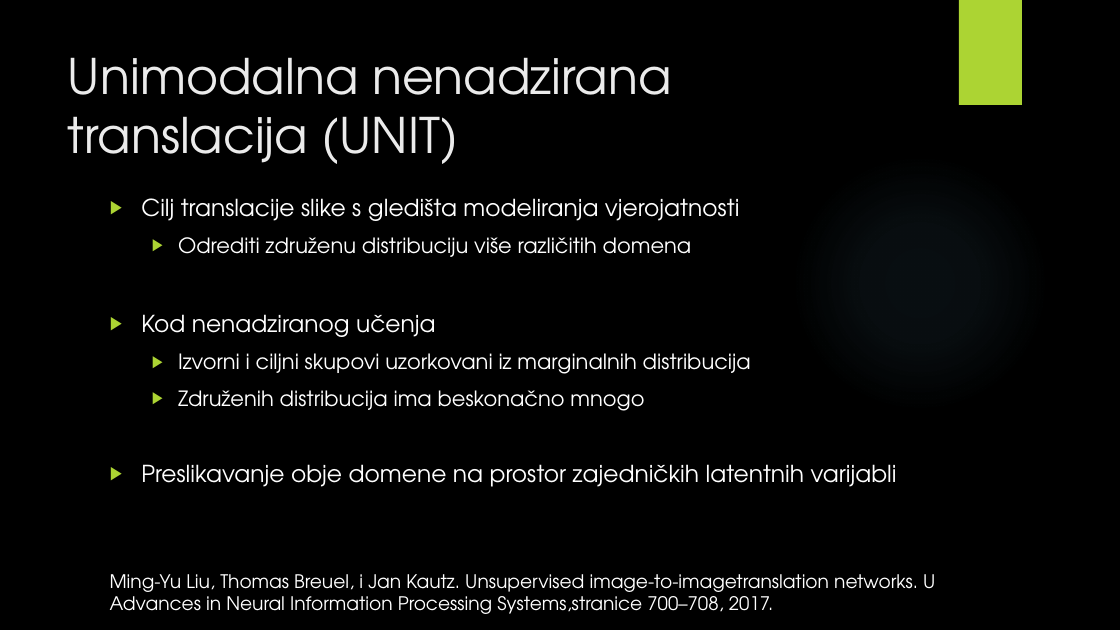
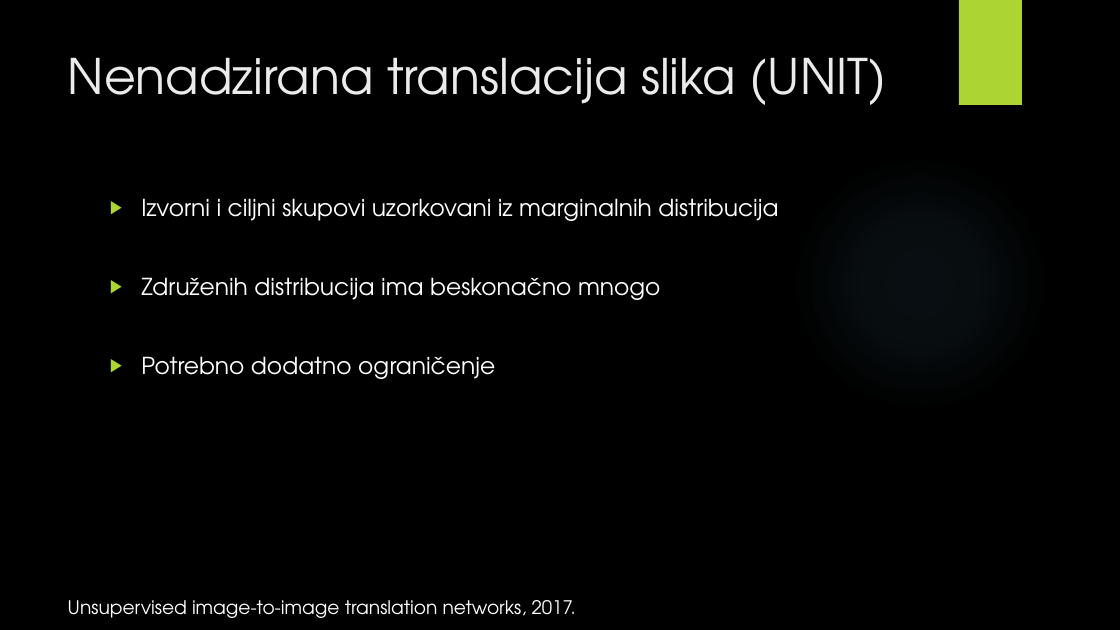
Before and after one commit to v-silverfin/fer-graduate-seminar, a slide deck: slide 18 of kvukic-seminar-presentation-2018.pptx (slide 16 before the commit). Drawn at 1120x630 pixels with LibreOffice and Linux fonts; fonts in the diff are those of the drawing; background and template pictures are left out. Boxes give left, top, right and bottom in pixels: in the first picture for what was removed or moved away, otherwise in the second. Text is boxed around its words. In the diff, an @@ line names an element or a change of style, - is before the commit and + after.

Commit message:
Presentation update

```diff
--- a/kvukic-seminar-presentation-2018.pptx
+++ b/kvukic-seminar-presentation-2018.pptx
@@ title at <box>68,57,886,105</box>: text changed @@
-Unimodalna nenadzirana translacija (UNIT)
+Nenadzirana translacija slika (UNIT)
@@ text at <box>141,198,740,337</box>: paragraphs removed @@
-▶ Cilj translacije slike s gledišta modeliranja vjerojatnosti
-  ▶ Odrediti združenu distribuciju više različitih domena
-▶ Kod nenadziranog učenja
@@ text at <box>141,198,778,300</box>: size 18 to 20 pt in "Izvorni i ciljni skupovi uzorkovani iz marginalnih ...", "Združenih distribucija ima beskonačno mnogo"; list level 2 to 1 in "Izvorni i ciljni skupovi uzorkovani ..."; list level 2 to 1 in "Združenih distribucija ima beskonačno mnogo" @@
@@ text at <box>141,356,495,379</box>: text changed @@
-▶ Preslikavanje obje domene na prostor zajedničkih latentnih varijabli
+▶ Potrebno dodatno ograničenje
@@ text at <box>68,600,576,618</box>: text changed @@
-Ming-Yu Liu, Thomas Breuel, i Jan Kautz. Unsupervised image-to-imagetranslation networks. U Advances in Neural Information Processing Systems,stranice 700–708, 2017.
+Unsupervised image-to-image translation networks, 2017.
```
Also in this commit, not shown: 9 other slides changed, 4 slides added, 1 slide removed, 3 other files.
